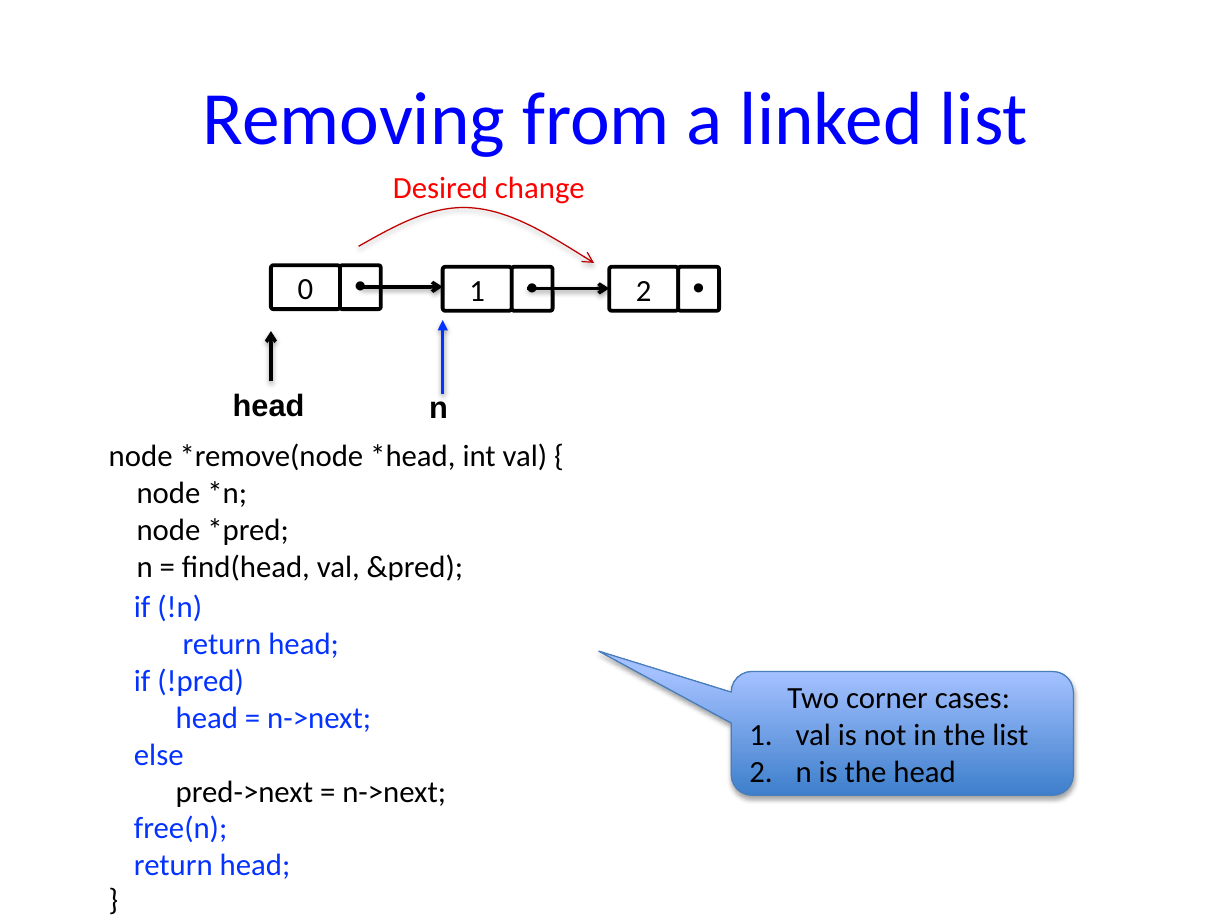
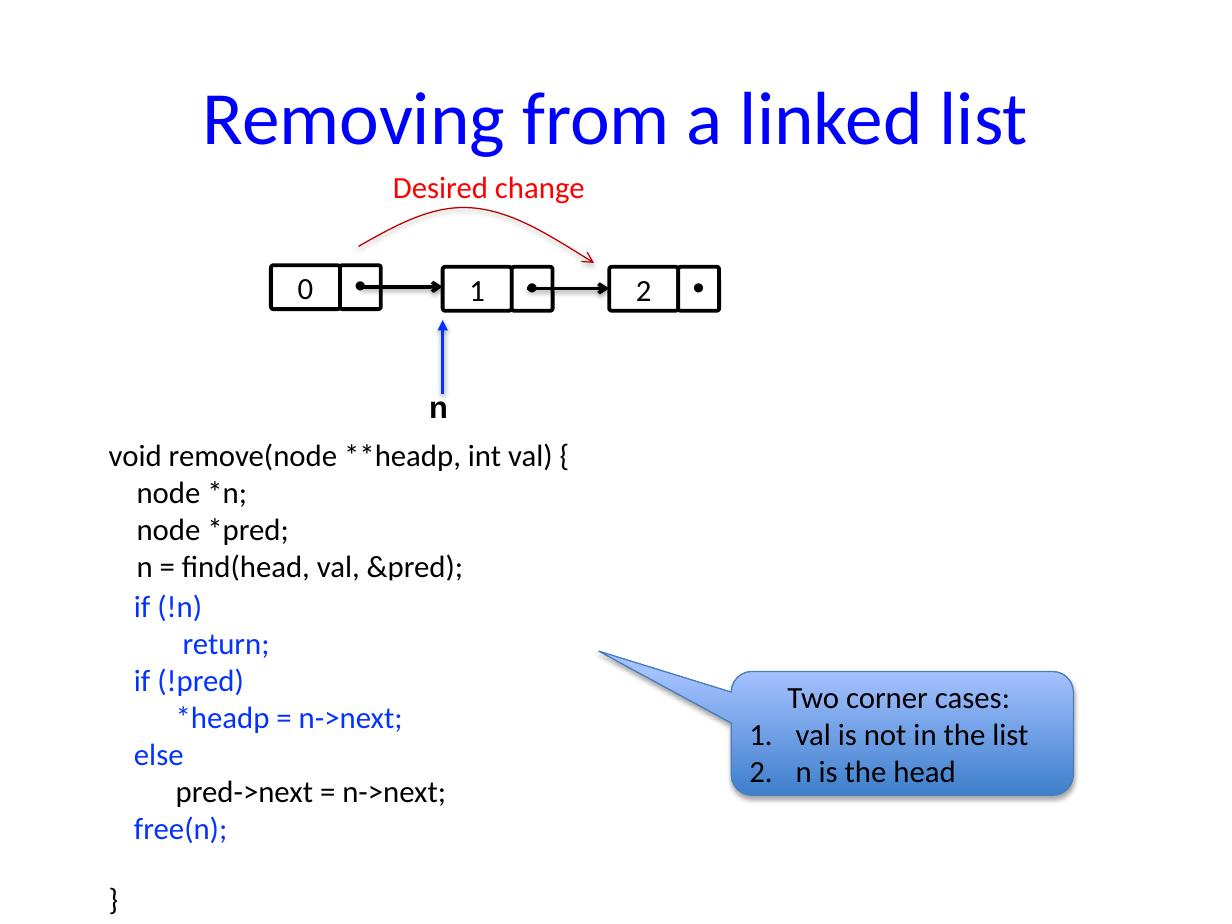
Before and after one commit to NYU-CSO/nyu-cso.github.io, a slide deck: slide 21 of notes/06-struct-malloc.pptx (slide 22 before the commit). Drawn at 1232x924 pixels with LibreOffice and Linux fonts; fonts in the diff are those of the drawing. Boxes give left, top, right and bottom in pixels: in the first picture for what was removed or moved away, otherwise in the second. Text is boxed around its words. In the diff, an @@ line names an element or a change of style, - is before the commit and + after.

```diff
--- a/notes/06-struct-malloc.pptx
+++ b/notes/06-struct-malloc.pptx
@@ arrow removed from (271, 382) to (271, 331) @@
@@ text removed at box(233, 393, 305, 417) @@
-head
@@ text at box(109, 443, 553, 471): text changed @@
-node *remove(node *head, int val) {
+void remove(node **headp, int val) {
@@ text at box(183, 634, 270, 658): text changed @@
-return head;
+return;
@@ text at box(176, 706, 403, 733): text changed @@
-head = n->next;
+*headp = n->next;
@@ text at box(134, 853, 291, 879): paragraph removed @@
-return head;
```
Also in this commit, not shown: 7 other slides changed, 1 slide removed, 10 other files.
